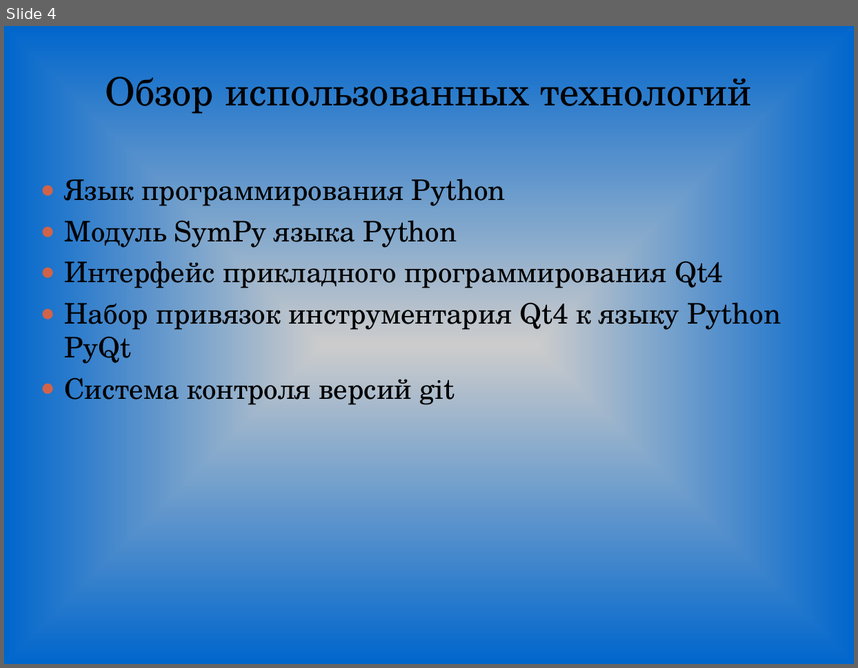
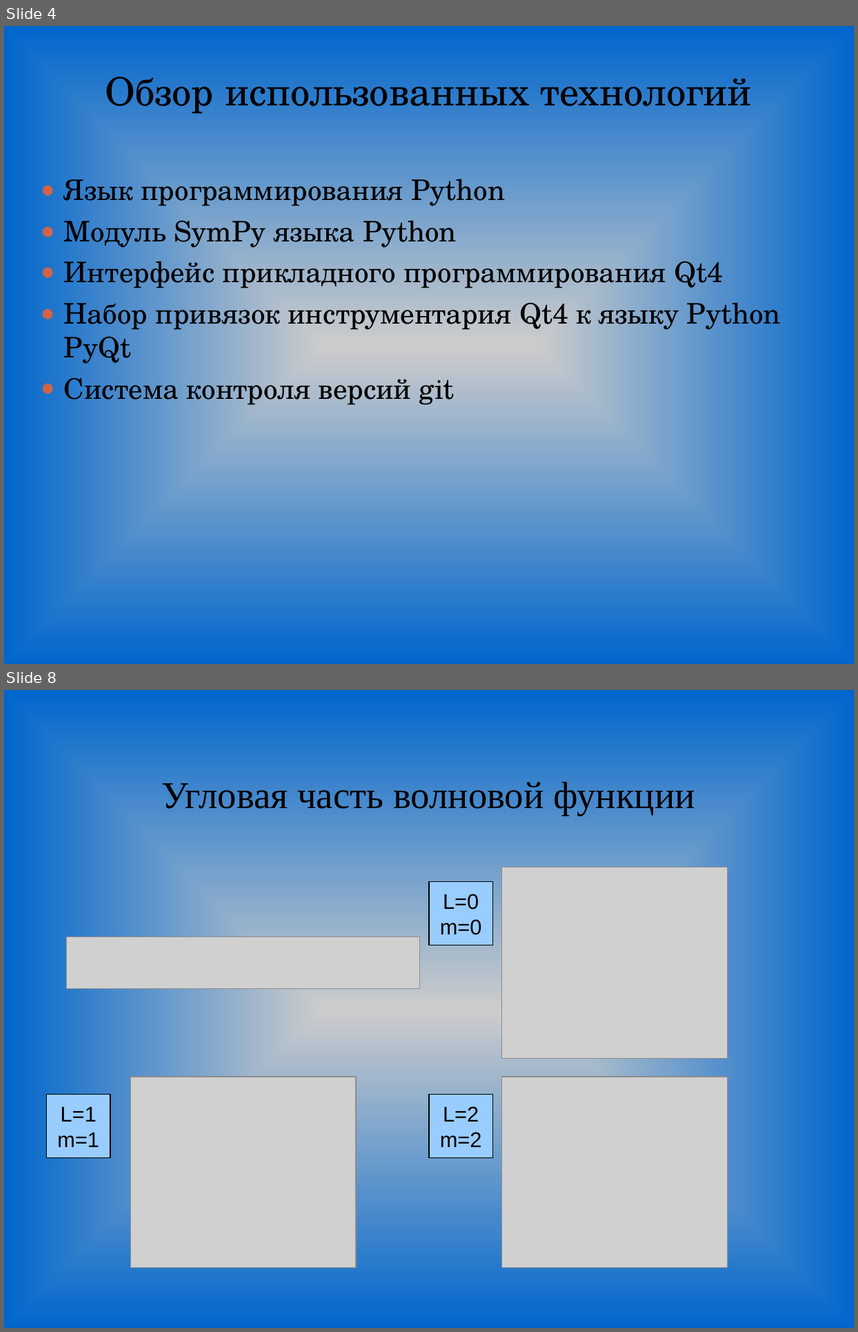
Before and after one commit to Genas2/diplom, a slide deck: TeX/pres.ppt. Shown one above the other, each under a label of ours: slide 4 before the commit, slides 4 and 8 after it; the slides between them are not shown. The pictures are 858x668 and 858x1332 pixels, drawn with LibreOffice and Linux fonts; fonts in the diff are those of the drawing; grey boxes stand for pictures. Boxes give left, top, right and bottom in pixels: in the first picture for what was removed or moved away, otherwise in the second. Text is boxed around its words. In the diff, an @@ line names an element or a change of style, - is before the commit and + after.

```diff
--- a/TeX/pres.ppt
+++ b/TeX/pres.ppt
@@ slide 8 added at (x1=4, y1=690, x2=854, y2=1328), background gradient #CCCCCC to #0066CC @@
@@ title added at (x1=162, y1=782, x2=695, y2=816), 32 pt, text #000000 @@
+Угловая часть волновой функции
@@ picture added at (x1=502, y1=867, x2=727, y2=1059) @@
@@ rectangle added at (x1=429, y1=881, x2=493, y2=945), fill #99CCFF, outline #000000 0.74 pt, 18 pt, text #000000 @@
+L=0
+m=0
@@ picture added at (x1=66, y1=936, x2=419, y2=988) @@
@@ picture added at (x1=131, y1=1077, x2=356, y2=1268) @@
@@ picture added at (x1=502, y1=1077, x2=727, y2=1268) @@
@@ rectangle added at (x1=47, y1=1094, x2=110, y2=1158), fill #99CCFF, outline #000000 0.74 pt, 18 pt, text #000000 @@
+L=1
+m=1
@@ rectangle added at (x1=429, y1=1094, x2=493, y2=1158), fill #99CCFF, outline #000000 0.74 pt, 18 pt, text #000000 @@
+L=2
+m=2
```
Also in this commit, not shown: 1 slide changed, 6 other slides added, 7 slides removed, 24 other files.
